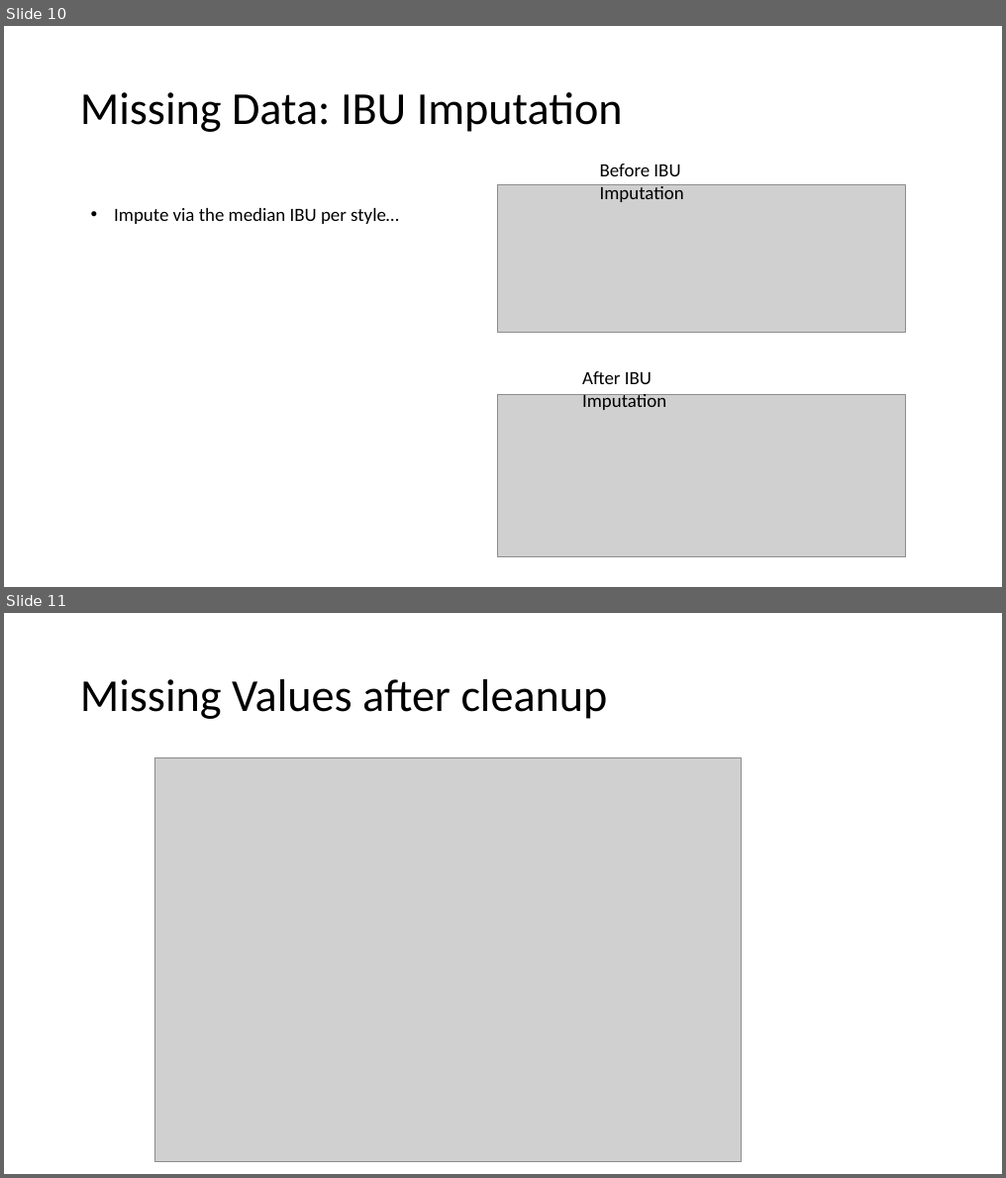
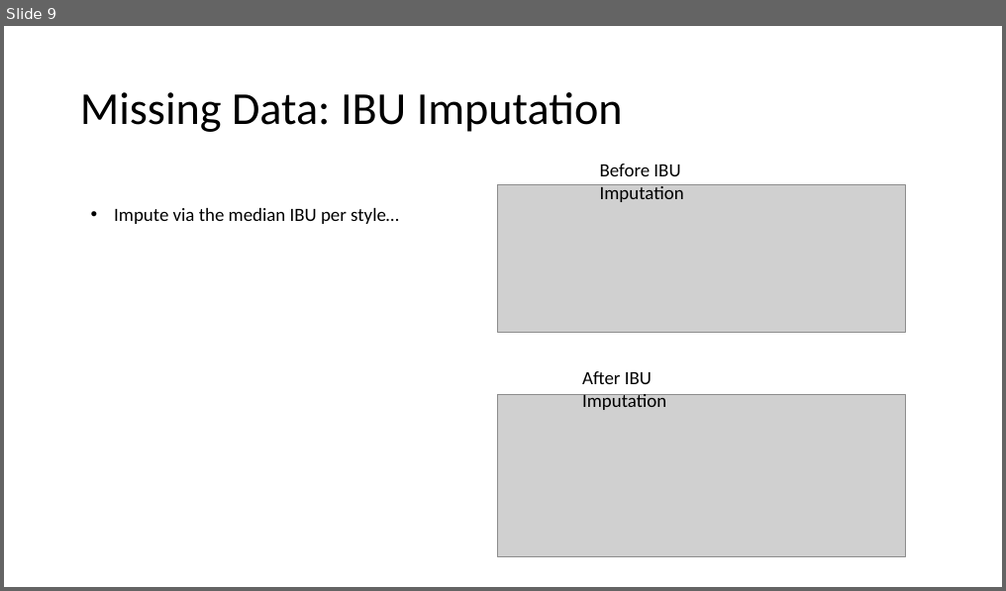
Before and after one commit to RiccoFerraro/dds_case_study_1, a slide deck: Beers_and_Breweries.pptx. Shown one above the other, each under a label of ours: slides 10 and 11 before the commit, slide 9 after it. The pictures are 1006x1178 and 1006x591 pixels, drawn with LibreOffice and Linux fonts; fonts in the diff are those of the drawing; grey boxes stand for pictures. Boxes give left, top, right and bottom in pixels: in the first picture for what was removed or moved away, otherwise in the second. Text is boxed around its words. In the diff, an @@ line names an element or a change of style, - is before the commit and + after.

```diff
--- a/Beers_and_Breweries.pptx
+++ b/Beers_and_Breweries.pptx
@@ slide 11 removed at bbox=[4, 613, 1002, 1174], background #FFFFFF @@
@@ title removed at bbox=[80, 679, 608, 719] @@
-Missing Values after cleanup
@@ picture removed at bbox=[154, 758, 742, 1162] @@
@@ what was slide 10 is now slide 9 @@
```
Also in this commit, not shown: 11 slides changed, 5 slides added, 2 other slides removed, 4 other files.
